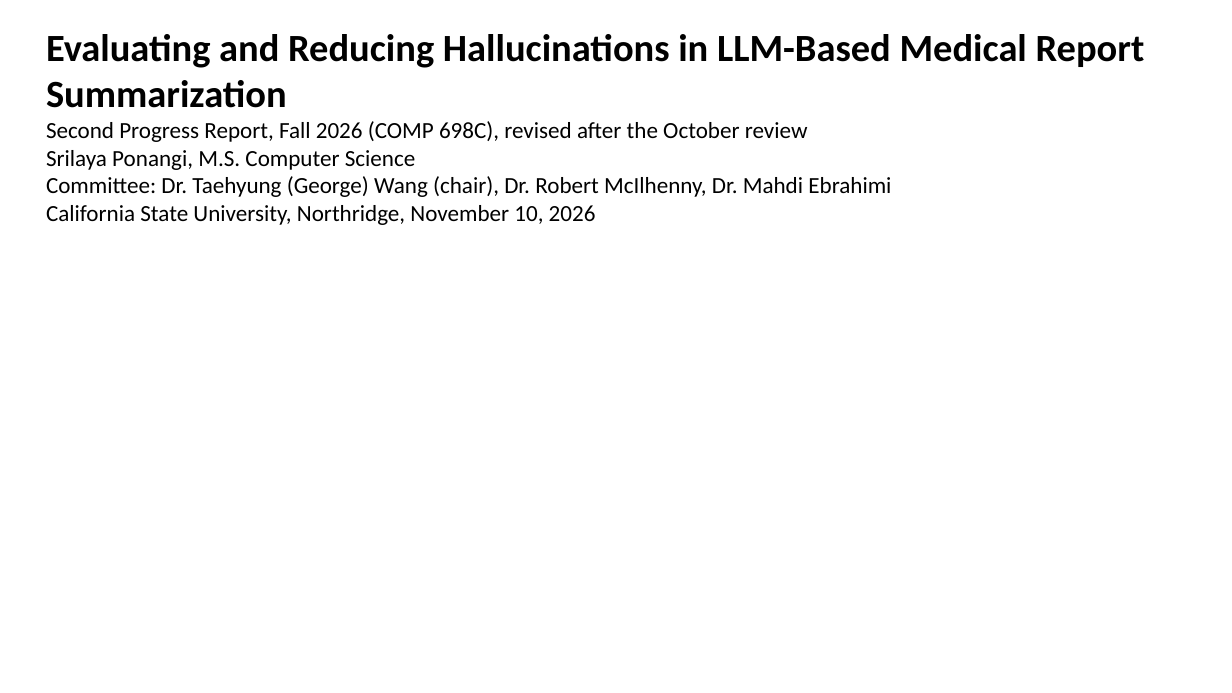
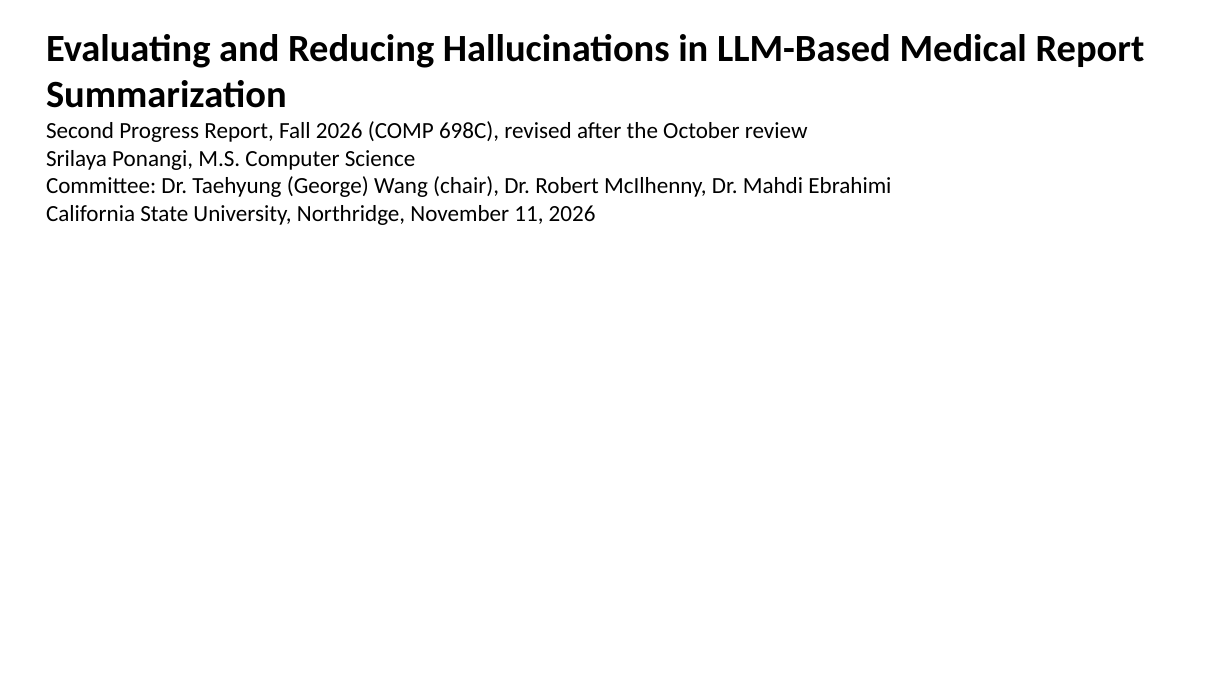
Before and after one commit to slay-a/medical-hallucination-eval, a slide deck: slide 1 of deliverables/Progress_Slides_Fall2026.pptx. Drawn at 1232x693 pixels with LibreOffice and Linux fonts; fonts in the diff are those of the drawing. Boxes give left, top, right and bottom in pixels: in the first picture for what was removed or moved away, otherwise in the second. Text is boxed around its words. In the diff, an @@ line names an element or a change of style, - is before the commit and + after.

```diff
--- a/deliverables/Progress_Slides_Fall2026.pptx
+++ b/deliverables/Progress_Slides_Fall2026.pptx
@@ text at <box>46,205,596,225</box>: text changed @@
-California State University, Northridge, November 10, 2026
+California State University, Northridge, November 11, 2026
```
Also in this commit, not shown: 2 other slides changed, 2 other files.
